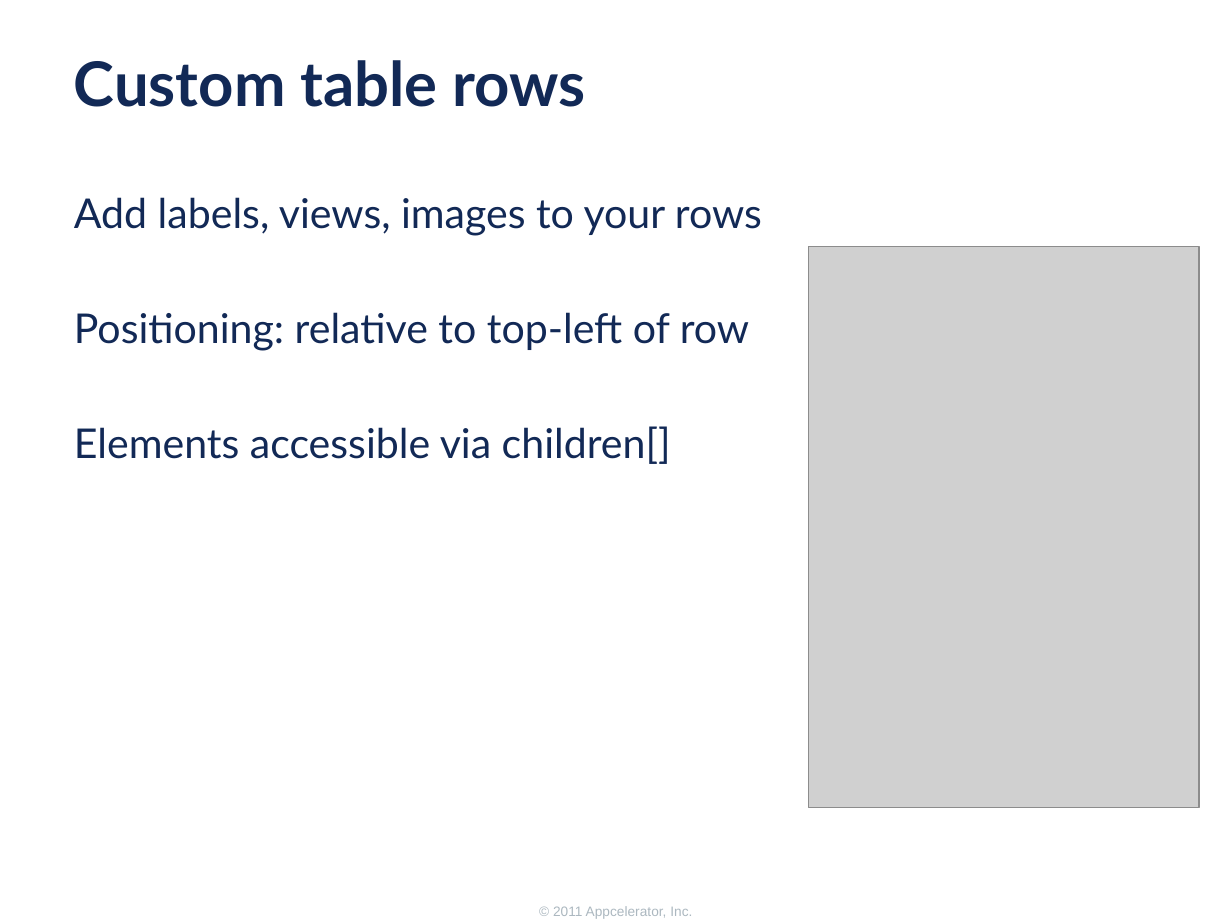
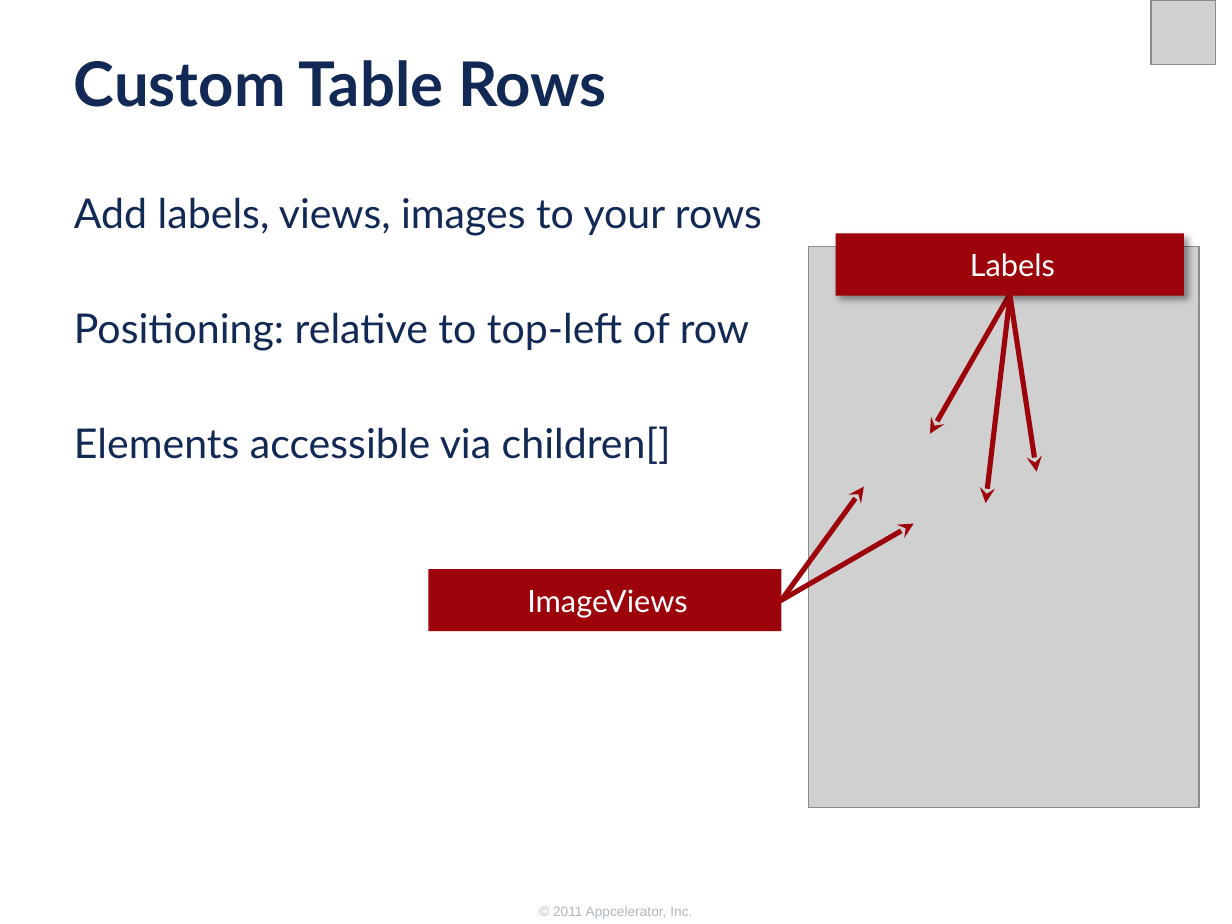
Before and after one commit to appcelerator-forks/appcelerator-training.tcmd_certification, a slide deck: slide 9 of 345/345.pptx. Drawn at 1232x924 pixels with LibreOffice and Linux fonts; fonts in the diff are those of the drawing; grey boxes stand for pictures; background and template pictures are left out. Boxes give left, top, right and bottom in pixels: in the first picture for what was removed or moved away, otherwise in the second. Text is boxed around its words. In the diff, an @@ line names an element or a change of style, - is before the commit and + after.

Commit message:
More slides

```diff
--- a/345/345.pptx
+++ b/345/345.pptx
@@ picture added at (x1=1151, y1=0, x2=1216, y2=65) @@
@@ title at (x1=74, y1=60, x2=606, y2=107): text changed @@
-Custom table rows
+Custom Table Rows
@@ group added at (x1=835, y1=234, x2=1184, y2=503): 3 arrows, 1 rectangle @@
+Labels
@@ arrow added from (781, 600) to (864, 487), #9C030B 3 pt @@
@@ arrow added from (780, 601) to (914, 524), #9C030B 3 pt @@
@@ rectangle added at (x1=429, y1=569, x2=781, y2=631), fill #9C030B, 18 pt, text #FFFFFF @@
+ImageViews
```
Also in this commit, not shown: 7 other slides changed, 5 slides added, 2 slides removed.
